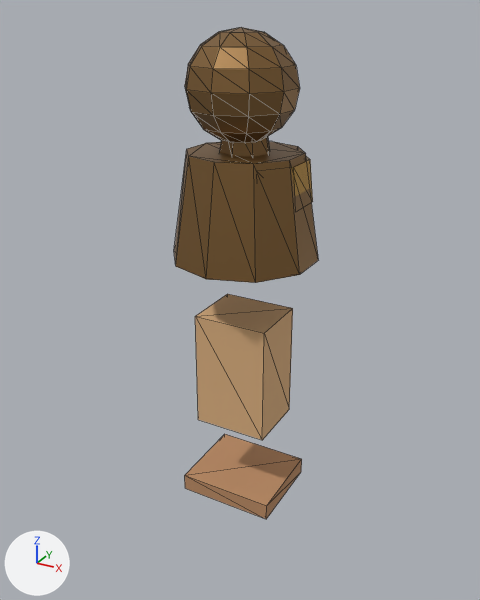
What one commit did to the glTF model public/assets/models/dalida_bust.glb.
The view is the same before and after, from a camera (50 mm lens) standing at (1.79, -3.31, 3.08) and looking at (-0.01, -0.03, 1.44). Arrows for +X, +Y and +Z are at lower left; the lights stay in place. The picture after the commit comes second. Mesh edges are drawn as thin lines. Vertices at exactly the same position are counted once.

The first picture shows 'dalida_bust'.
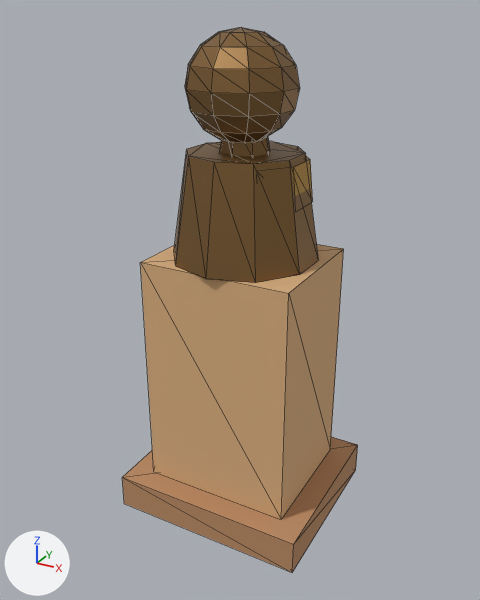
Patch to the scene script:
```diff
--- a/public/assets/models/dalida_bust.glb.py
+++ b/public/assets/models/dalida_bust.glb.py
@@ me_cube @@
 # used by ob_dalida_bust; location = (0.0, 0.0, 0.11)
-me_cube.from_pydata(...)  # 216 vertices, 404 faces; spans x -0.42..0.42, y -0.44..0.44, z -0.05..2.88
+me_cube.from_pydata(...)  # 216 vertices, 404 faces; spans x -0.62..0.62, y -0.55..0.55, z -0.11..2.88
+# me_cube part 1: the loose piece of 8 vertices spanning x -0.31..0.31, y -0.28..0.28, z -0.05..0.05 is scaled about its middle by 2
+# me_cube part 2: the loose piece of 8 vertices spanning x -0.24..0.24, y -0.2..0.2, z 0.49..1.24 is scaled about its middle by 2
 me_cube.materials.append(mat_plinth_base)
```

Pixel boxes (x1, y1, x2, y2) of what changed, in the pictures (480 x 600 px; the box of a moved part takes in the faces that stretch with it):
'dalida_bust', reshaped (63% wider, 11% taller): before (174, 27, 318, 519); after (122, 27, 358, 573)
part 1 of me_cube, moved or reshaped: before (185, 434, 302, 519); after (122, 437, 358, 573)
part 2 of me_cube, moved or reshaped: before (195, 294, 293, 440); after (140, 244, 344, 520)
